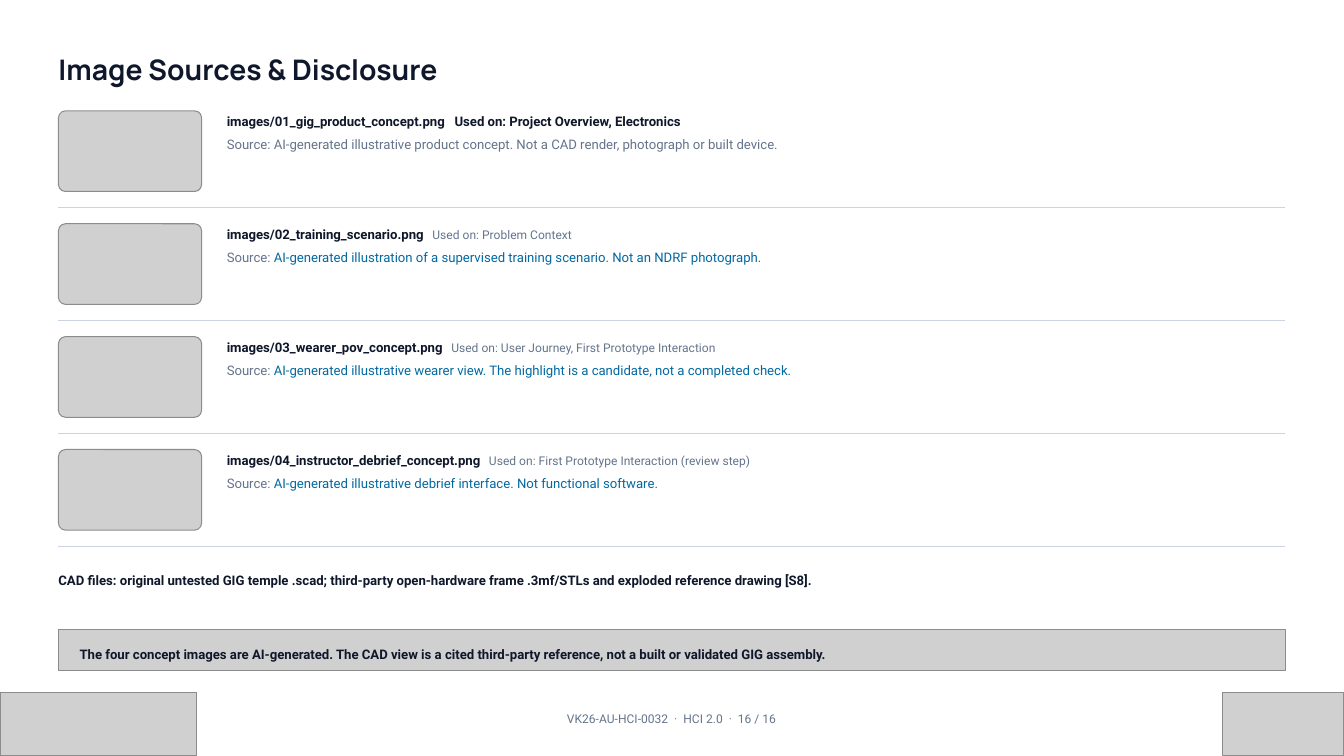
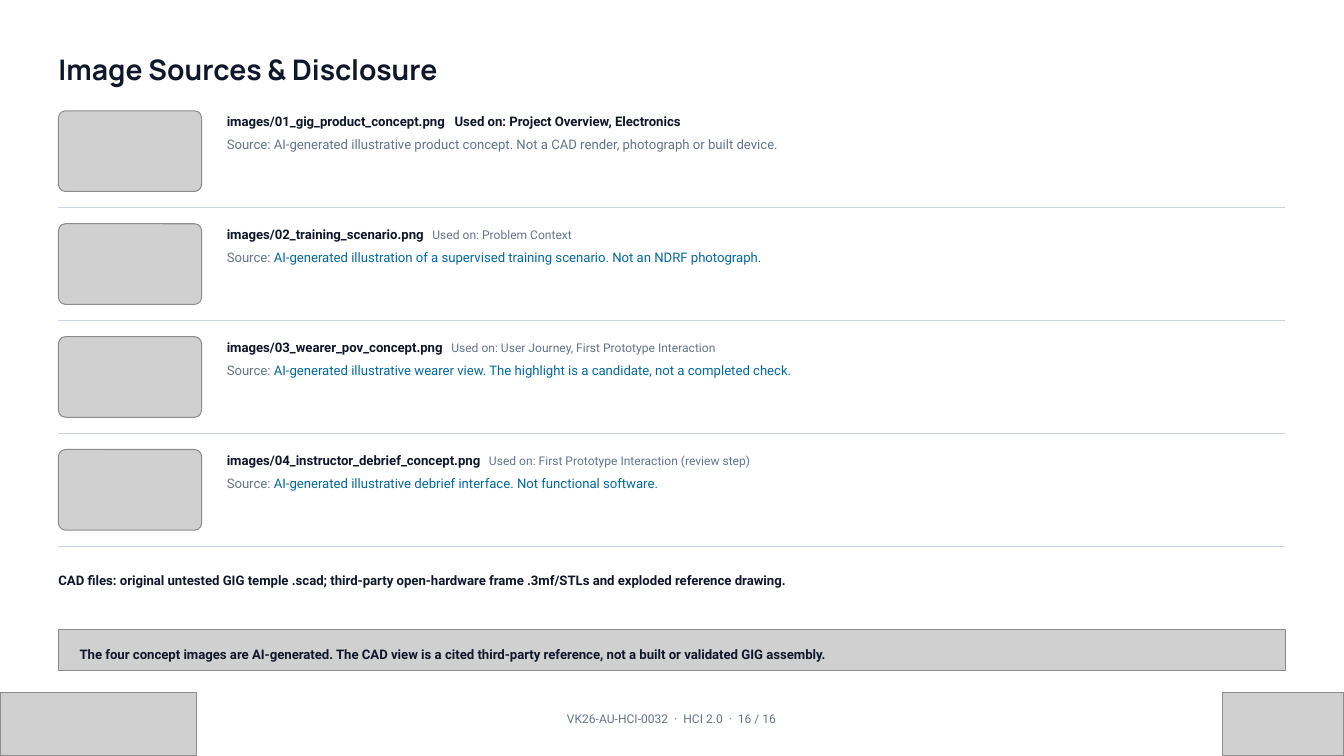
Before and after one commit to labishbardiya/GIG-Assistance-and-Training, a slide deck: slide 16 of presentation/GIG_Stage2_VK26-AU-HCI-0032_Repo_Linked.pptx. Drawn at 1344x756 pixels with LibreOffice and Linux fonts; fonts in the diff are those of the drawing; grey boxes stand for pictures; background and template pictures are left out. Boxes give left, top, right and bottom in pixels: in the first picture for what was removed or moved away, otherwise in the second. Text is boxed around its words. In the diff, an @@ line names an element or a change of style, - is before the commit and + after.

Commit message:
Keep frame source attribution on final references slide

```diff
--- a/presentation/GIG_Stage2_VK26-AU-HCI-0032_Repo_Linked.pptx
+++ b/presentation/GIG_Stage2_VK26-AU-HCI-0032_Repo_Linked.pptx
@@ text at [58, 575, 786, 588]: text changed @@
-CAD files: original untested GIG temple .scad; third-party open-hardware frame .3mf/STLs and exploded reference drawing [S8].
+CAD files: original untested GIG temple .scad; third-party open-hardware frame .3mf/STLs and exploded reference drawing.
```
Also in this commit, not shown: 1 other slide changed.
